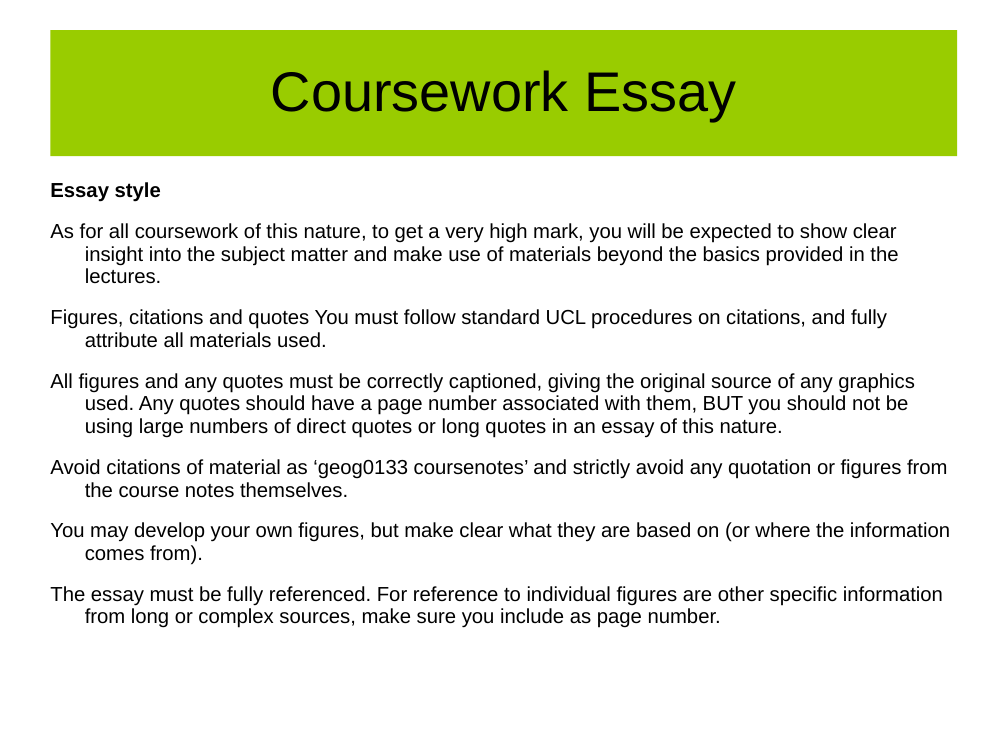
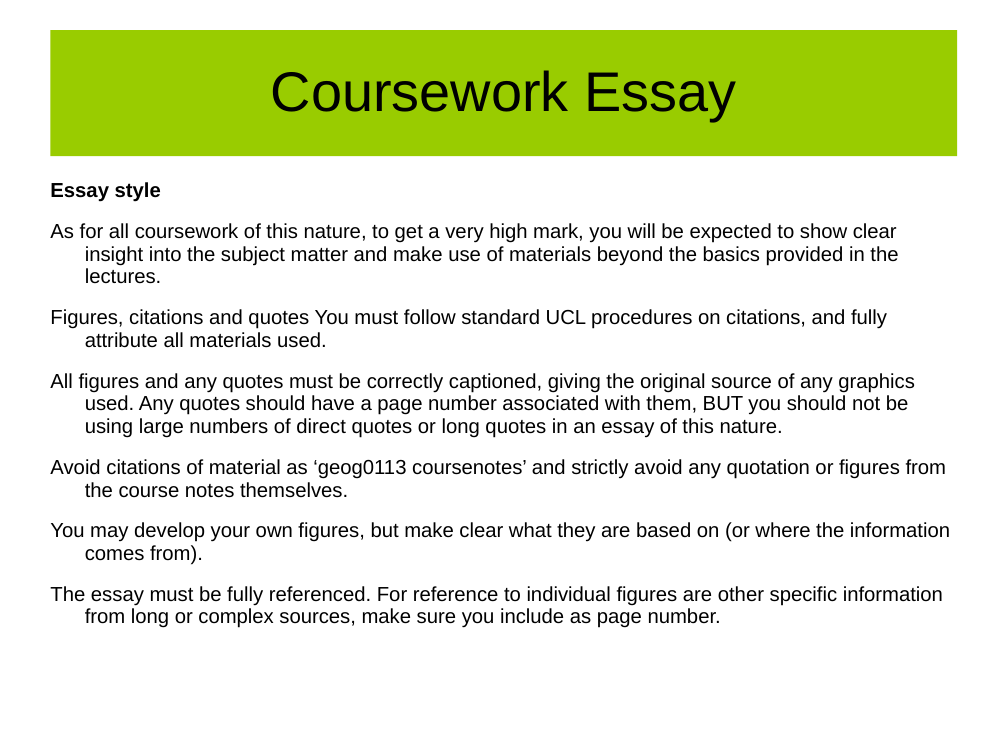
Before and after one commit to UCL-EO/geog0133, a slide deck: slide 12 of docs/ppt/GEOG0113-001.pptx. Drawn at 1008x756 pixels with LibreOffice and Linux fonts; fonts in the diff are those of the drawing; background and template pictures are left out. Boxes give left, top, right and bottom in pixels: in the first picture for what was removed or moved away, otherwise in the second. Text is boxed around its words. In the diff, an @@ line names an element or a change of style, - is before the commit and + after.

```diff
--- a/docs/ppt/GEOG0113-001.pptx
+++ b/docs/ppt/GEOG0113-001.pptx
@@ text at <box>50,459,947,498</box>: text changed @@
-Avoid citations of material as ‘geog0133 coursenotes’ and strictly avoid any quotation or figures from the course notes themselves.
+Avoid citations of material as ‘geog0113 coursenotes’ and strictly avoid any quotation or figures from the course notes themselves.
```
Also in this commit, not shown: 4 other slides changed.
